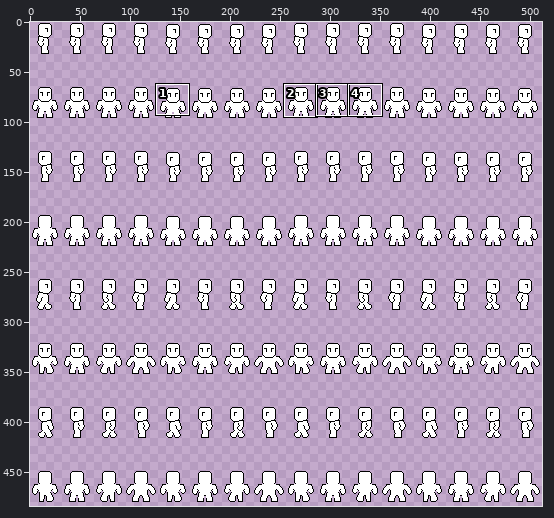
Two states of a sprite sheet, internal/player/img/player.png. The first picture is a wide view before the edit; the outline marks the close-up.
Close-up. The starting point:
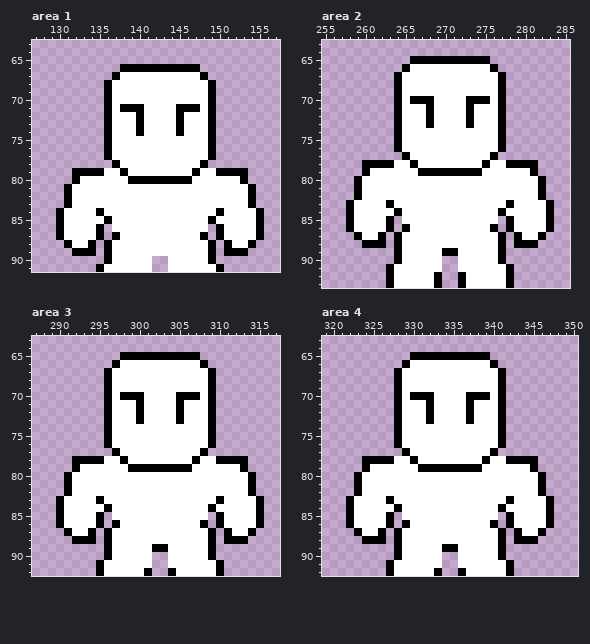
The file is 512x512 pixels. Shown: area 1: x 127..157, y 63..91; area 2: x 255..285, y 63..93; area 3: x 287..317, y 63..92; area 4: x 319..350, y 63..92. The wide view leaves out empty margins. The commit also changed other parts of the picture, which this record leaves out.
Once edited:
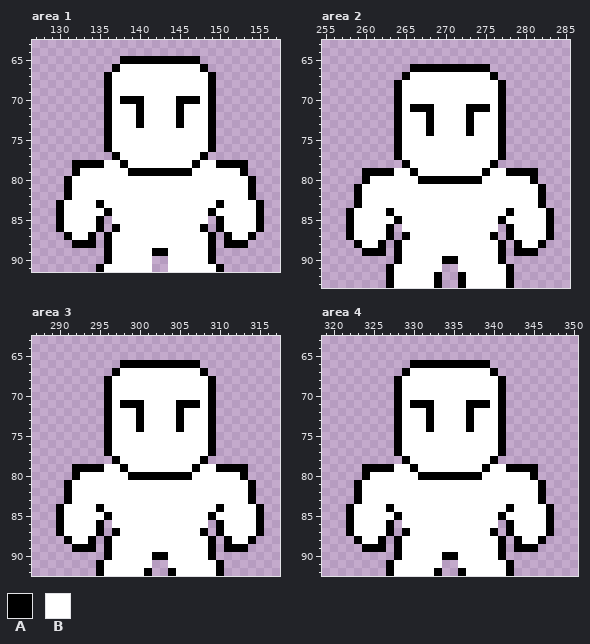
Palette (. is transparent): A #000000  B #ffffff
From old to new:
Changed rows in their new state; - is an unchanged pixel.
Area 1:
first column x 130:
65 --------AAAAAAAAAA--------
66 -------ABBBBBBBBBBA-------
67 ------AB----------BA------
70 --------AAA----AAA--------
71 --------BB------BB--------
74 ----------B----B----------
77 ------.A----------A.------
78 --AAAABBA--------ABBAAAA--
79 ---BBB--BAAAAAAAAB--BBB---
80 -AB------BBBBBBBB------BA-
83 AB---A--------------A---BA
84 -----BA------------AB-----
85 -----A.------------.A-----
86 -------A----------A-------
87 .A--A.AB----------BA.A--A.
88 -.AA------------------AA.-
89 --...-------AA-------...--
Area 2:
first column x 258:
65 --------..........--------
66 -------.AAAAAAAAAA.-------
67 ------.A----------A.------
70 --------BBB----BBB--------
71 --------AA------AA--------
74 ----------A----A----------
77 ------AB----------BA------
78 --.....AB--------BA.....--
79 ---AAA--ABBBBBBBBA--AAA---
80 -.A------AAAAAAAA------A.-
83 .A---B--------------B---A.
84 -----AB------------BA-----
85 -----BA------------AB-----
86 -------B----------B-------
87 AB--BA.A----------A.AB--BA
88 -ABB------------------BBA-
89 --AAA-------BB-------AAA--
90 ------------AA------------
Area 3:
first column x 290:
65 --------..........--------
66 -------.AAAAAAAAAA.-------
67 ------.A----------A.------
70 --------BBB----BBB--------
71 --------AA------AA--------
74 ----------A----A----------
77 ------AB----------BA------
78 --.....AB--------BA.....--
79 ---AAA--ABBBBBBBBA--AAA---
80 -.A------AAAAAAAA------A.-
83 .A---B--------------B---A.
84 -----AB------------BA-----
85 -----BA------------AB-----
86 -------B----------B-------
87 AB--BA.A----------A.AB--BA
88 -ABB------------------BBA-
89 --AAA-------BB-------AAA--
90 ------------AA------------
Area 4:
first column x 322:
65 --------..........--------
66 -------.AAAAAAAAAA.-------
67 ------.A----------A.------
70 --------BBB----BBB--------
71 --------AA------AA--------
74 ----------A----A----------
77 ------AB----------BA------
78 --.....AB--------BA.....--
79 ---AAA--ABBBBBBBBA--AAA---
80 -.A------AAAAAAAA------A.-
83 .A---B--------------B---A.
84 -----AB------------BA-----
85 -----BA------------AB-----
86 -------B----------B-------
87 AB--BA.A----------A.AB--BA
88 -ABB------------------BBA-
89 --AAA-------BB-------AAA--
90 ------------AA------------
